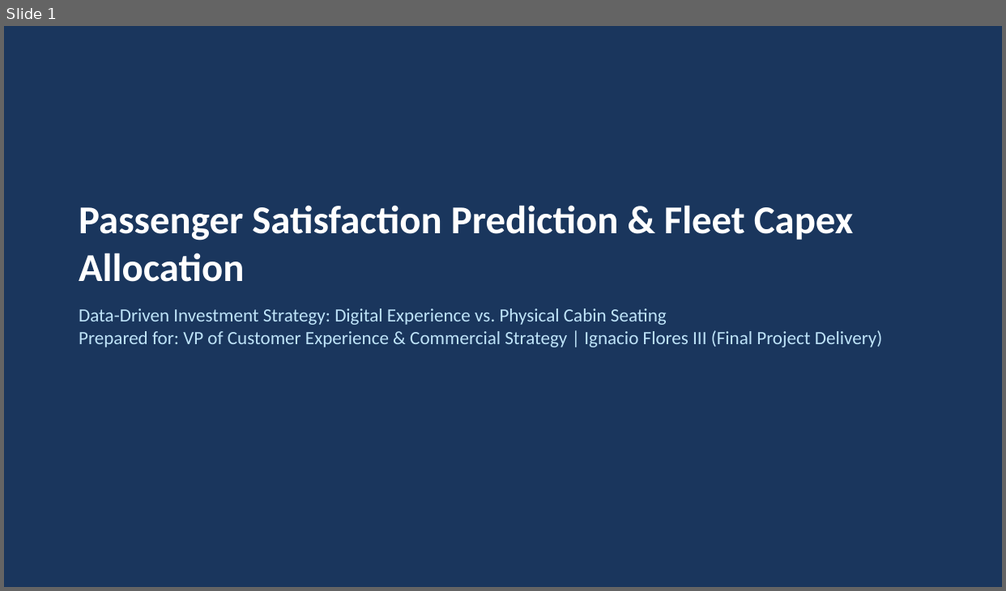
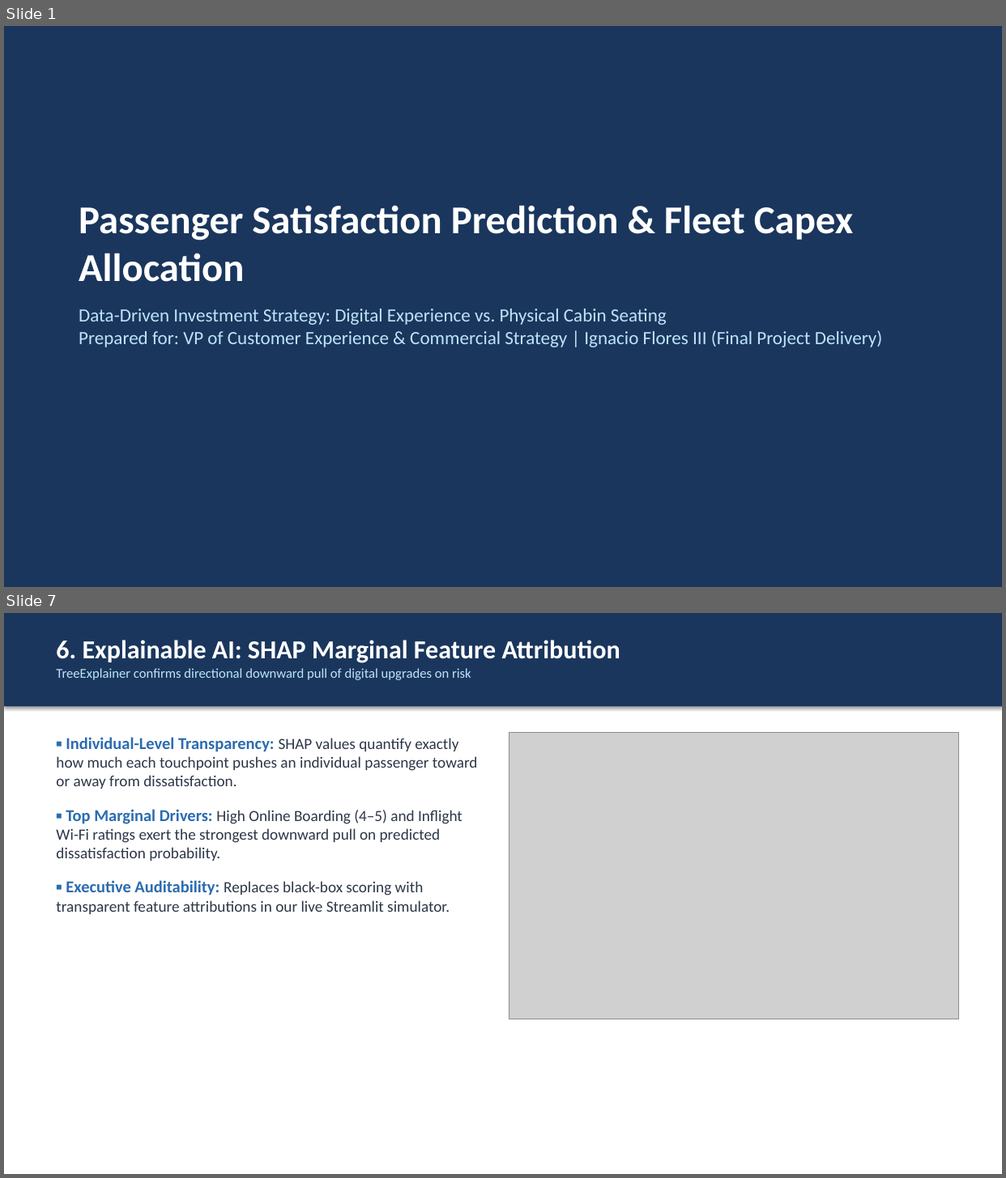
Before and after one commit to Ignacio-Flores-III/airline-passenger-satisfaction-prediction, a slide deck: reports/Stakeholder_Presentation.pptx. Shown one above the other, each under a label of ours: slide 1 before the commit, slides 1 and 7 after it; the slides between them are not shown. The pictures are 1006x591 and 1006x1178 pixels, drawn with LibreOffice and Linux fonts; fonts in the diff are those of the drawing; grey boxes stand for pictures. Boxes give left, top, right and bottom in pixels: in the first picture for what was removed or moved away, otherwise in the second. Text is boxed around its words. In the diff, an @@ line names an element or a change of style, - is before the commit and + after.

```diff
--- a/reports/Stakeholder_Presentation.pptx
+++ b/reports/Stakeholder_Presentation.pptx
@@ slide 7 added at (4, 613, 1002, 1174), background #FFFFFF @@
@@ rectangle added at (4, 613, 1002, 707), fill #1A365D @@
@@ text added at (56, 640, 620, 680), 13 pt, text #BEE3F8 @@
+6. Explainable AI: SHAP Marginal Feature Attribution
+TreeExplainer confirms directional downward pull of digital upgrades on risk
@@ picture added at (509, 733, 958, 1020) @@
@@ text added at (56, 737, 478, 914), 15 pt, text #2D3748 @@
+▪ Individual-Level Transparency: SHAP values quantify exactly how much each touchpoint pushes an individual passenger toward or away from dissatisfaction.
+▪ Top Marginal Drivers: High Online Boarding (4–5) and Inflight Wi-Fi ratings exert the strongest downward pull on predicted dissatisfaction probability.
+▪ Executive Auditability: Replaces black-box scoring with transparent feature attributions in our live Streamlit simulator.
```
Also in this commit, not shown: 5 slides changed, 4 other slides added, 1 slide removed, 2 other files.
